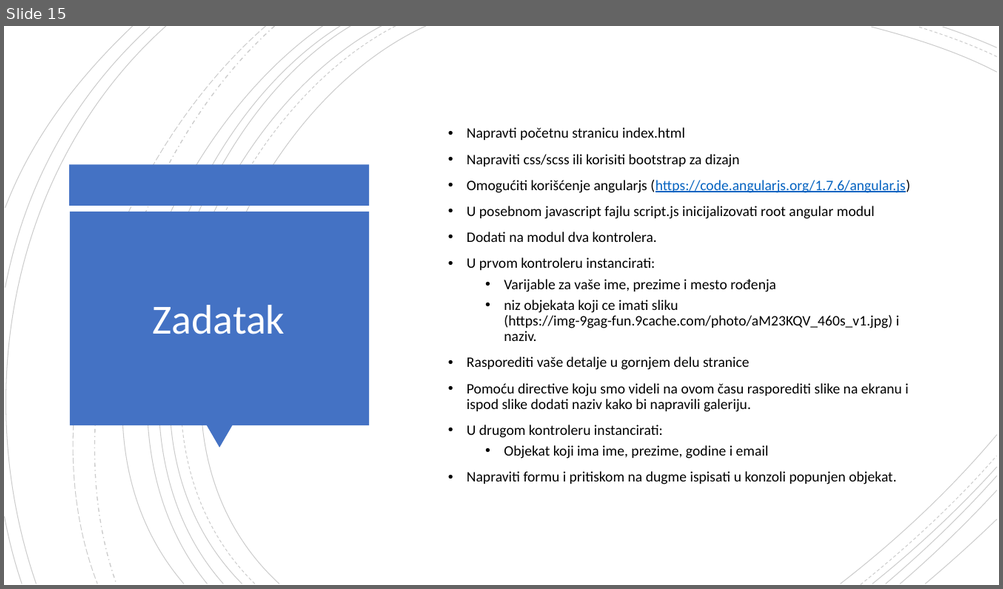
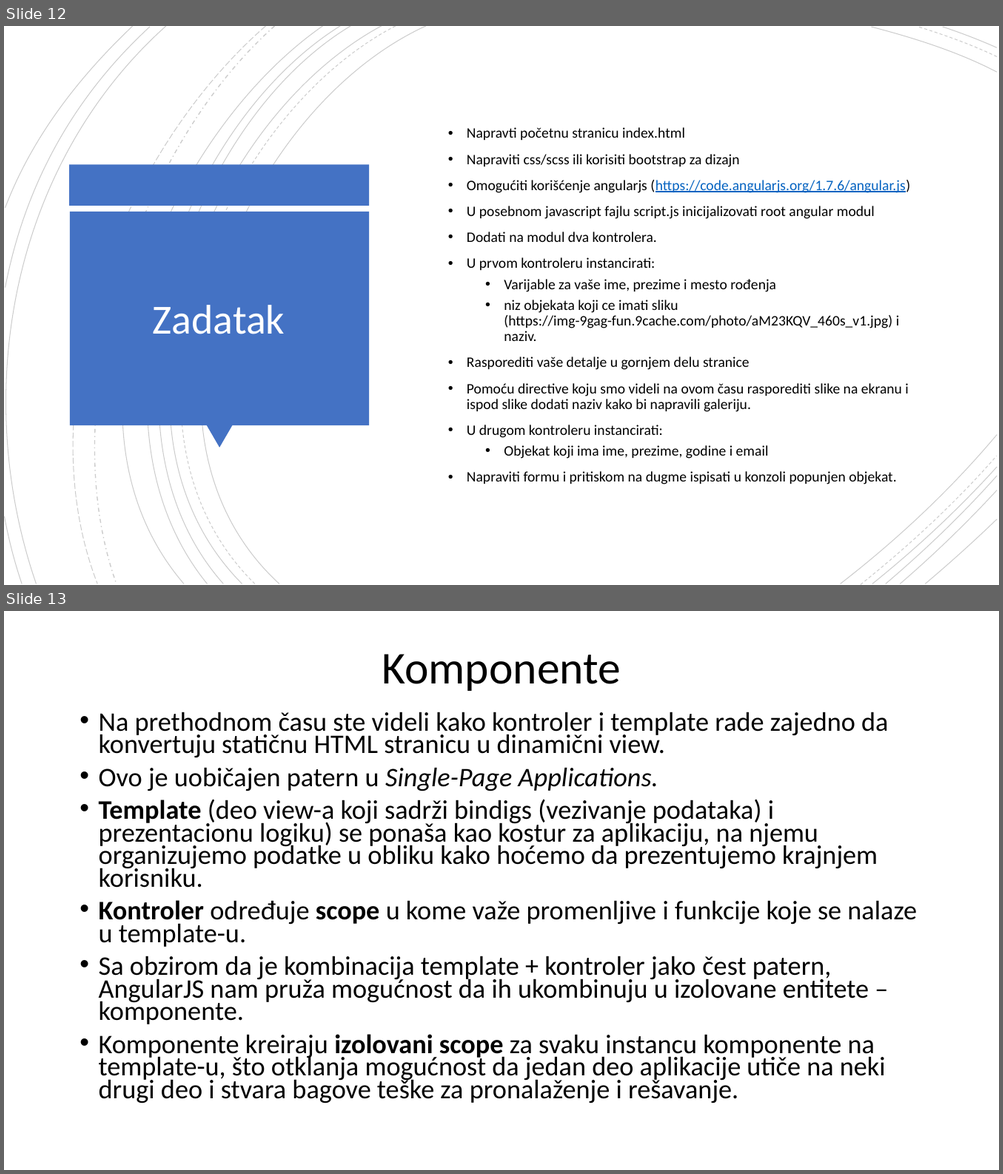
Before and after one commit to daniloMogin/kurs, a slide deck: AngularJS.pptx. Shown one above the other, each under a label of ours: slide 15 before the commit, slides 12 and 13 after it. The pictures are 1003x589 and 1003x1174 pixels, drawn with LibreOffice and Linux fonts; fonts in the diff are those of the drawing. Boxes give left, top, right and bottom in pixels: in the first picture for what was removed or moved away, otherwise in the second. Text is boxed around its words. In the diff, an @@ line names an element or a change of style, - is before the commit and + after.

Commit message:
dodate komponente i filteri u power point

```diff
--- a/AngularJS.pptx
+++ b/AngularJS.pptx
@@ slide 13 added at <box>4,611,999,1170</box>, background #FFFFFF @@
@@ title added at <box>381,654,620,691</box>, 44 pt, text #000000 @@
+Komponente
@@ text added at <box>99,712,916,1104</box>, 25.9 pt, text #000000 @@
+• Na prethodnom času ste videli kako kontroler i template rade zajedno da konvertuju statičnu HTML stranicu u dinamični view.
+• Ovo je uobičajen patern u Single-Page Applications.
+• Template (deo view-a koji sadrži bindigs (vezivanje podataka) i prezentacionu logiku) se ponaša kao kostur za aplikaciju, na njemu organizujemo podatke u obliku kako hoćemo da prezentujemo krajnjem korisniku.
+• Kontroler određuje scope u kome važe promenljive i funkcije koje se nalaze u template-u.
+• Sa obzirom da je kombinacija template + kontroler jako čest patern, AngularJS nam pruža mogućnost da ih ukombinuju u izolovane entitete – komponente.
+• Komponente kreiraju izolovani scope za svaku instancu komponente na template-u, što otklanja mogućnost da jedan deo aplikacije utiče na neki drugi deo i stvara bagove teške za pronalaženje i rešavanje.
@@ what was slide 15 is now slide 12 @@
```
Also in this commit, not shown: 1 other slide added, 4 slides removed.
